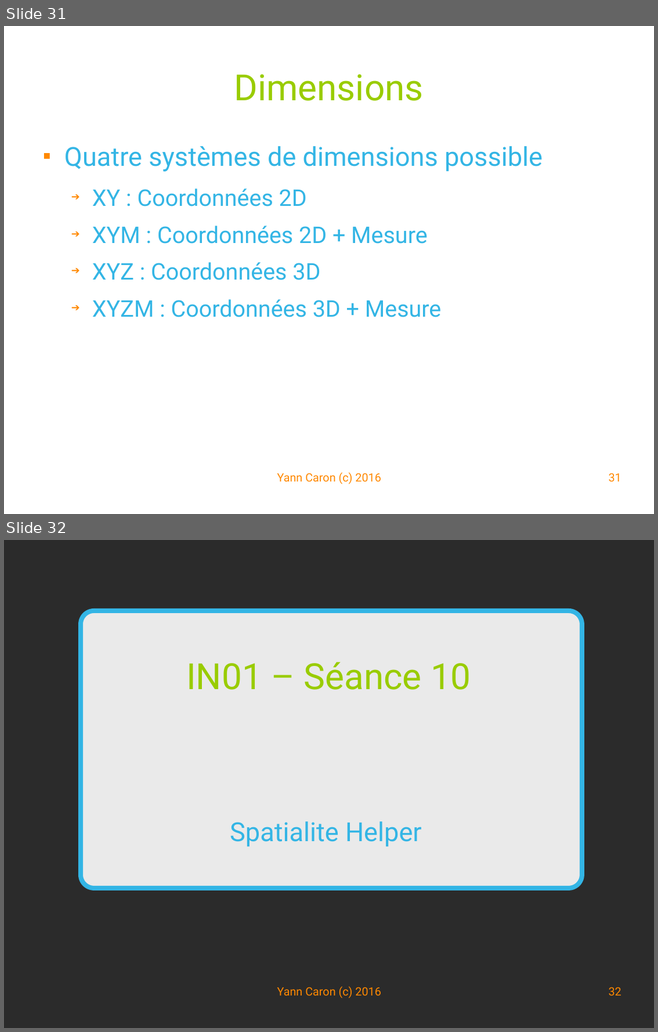
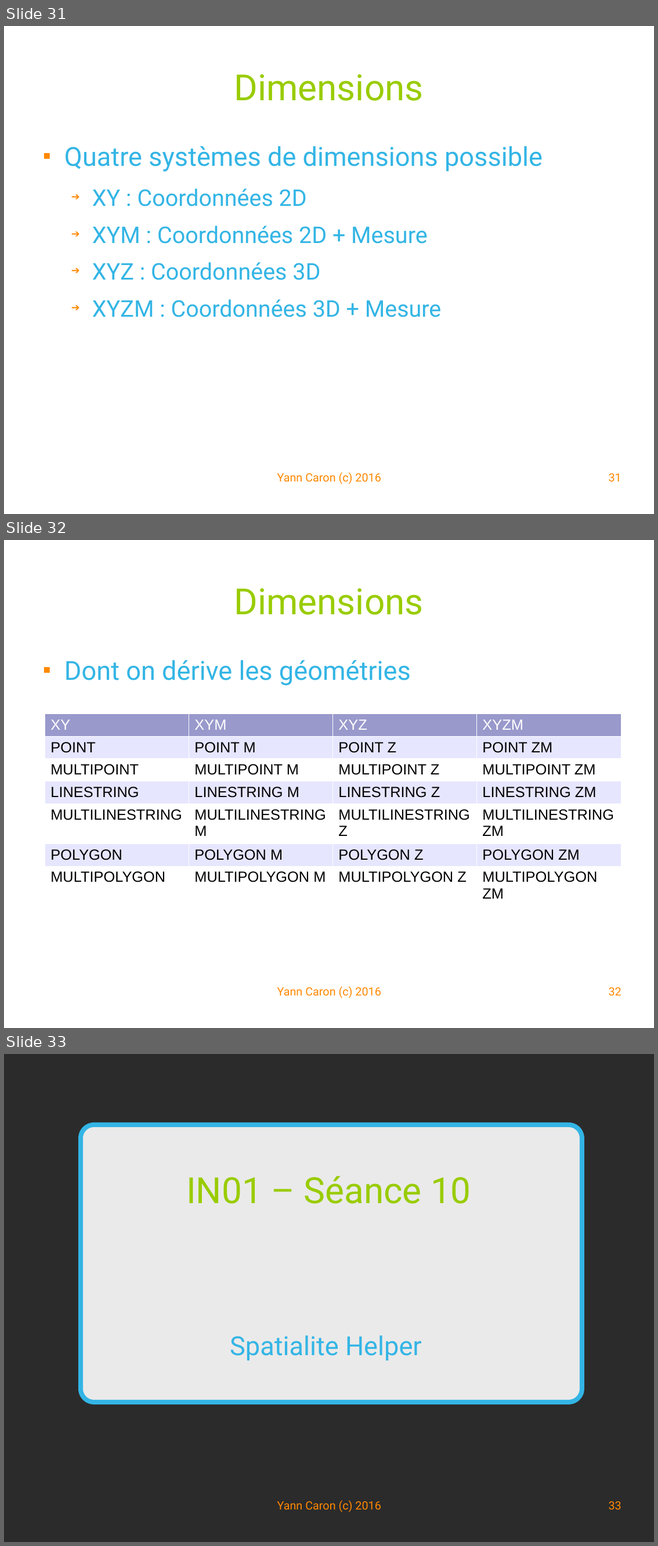
Before and after one commit to YannCaron/Android-ENSG, a slide deck: 10 - Spatialite.odp. Shown one above the other, each under a label of ours: slides 31 and 32 before the commit, slides 31, 32 and 33 after it. The pictures are 658x1032 and 658x1546 pixels, drawn with LibreOffice and Linux fonts; fonts in the diff are those of the drawing; background and template pictures are left out; a plain dark background stands for a picture behind light text. Boxes give left, top, right and bottom in pixels: in the first picture for what was removed or moved away, otherwise in the second. Text is boxed around its words. In the diff, an @@ line names an element or a change of style, - is before the commit and + after.

```diff
--- a/10 - Spatialite.odp
+++ b/10 - Spatialite.odp
@@ slide 32 added at box(4, 540, 654, 1028), background #FFFFFF @@
@@ title added at box(234, 588, 423, 615), 44 pt, text #99CC00 @@
+Dimensions
@@ text added at box(64, 660, 411, 686), 32 pt, text #33B5E5 @@
+■ Dont on dérive les géométries
@@ table added at box(45, 713, 621, 905), 7 rows, 4 columns @@
+XY | XYM | XYZ | XYZM
+POINT | POINT M | POINT Z | POINT ZM
+MULTIPOINT | MULTIPOINT M | MULTIPOINT Z | MULTIPOINT ZM
+LINESTRING | LINESTRING M | LINESTRING Z | LINESTRING ZM
+MULTILINESTRING | MULTILINESTRING M | MULTILINESTRING Z | MULTILINESTRING ZM
+POLYGON | POLYGON M | POLYGON Z | POLYGON ZM
+MULTIPOLYGON | MULTIPOLYGON M | MULTIPOLYGON Z | MULTIPOLYGON ZM
@@ text added at box(277, 986, 380, 998), 14 pt, text #FF8800 @@
+Yann Caron (c) 2016
@@ page number added at box(608, 987, 621, 996), 14 pt, text #FF8800 @@
+32
@@ what was slide 32 is now slide 33 @@
@@ page number at box(608, 1501, 621, 1509): text changed @@
-32
+33
```
Also in this commit, not shown: 4 slides changed, 6 other slides added.
